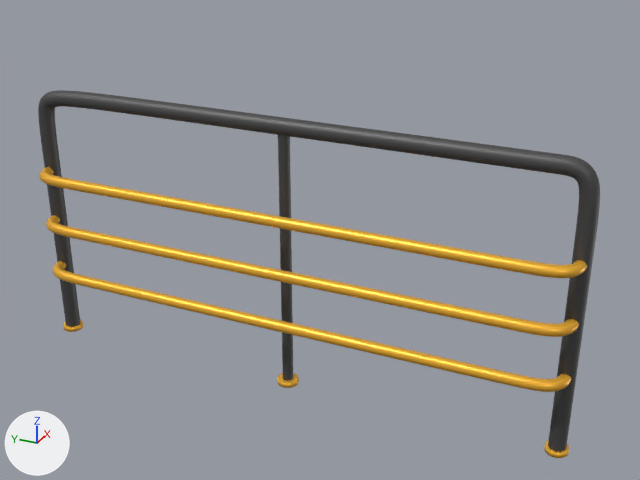
Renders of the FBX model DemoLevel/Assets/Models/Ringhiere/Ringhiera2x1.fbx from each side of a commit.
One viewpoint serves both versions: a 50 mm lens placed at (-2.53, -1.27, 1.38), pointed at (0.0, -0.13, 0.11). Lighting does not change. The marker at lower left points along +X, +Y and +Z. Where no turn or scale is listed for an object, it has been applied to the vertices.

The older version as bpy lines, for what is in view:
```python
ob_barraoriz1 = bpy.data.objects.new('BarraOriz1', me_percorsonurbs_003)
ob_barraoriz1.location = (-0.1, 0.0, 0.0)
ob_barraoriz2 = bpy.data.objects.new('BarraOriz2', me_percorsonurbs_004)
ob_barraoriz2.location = (-0.1, 0.0, -0.2)
ob_barraoriz3 = bpy.data.objects.new('BarraOriz3', me_percorsonurbs_005)
ob_barraoriz3.location = (-0.1, 0.0, 0.2)
ob_barravert = bpy.data.objects.new('BarraVert', me_percorsonurbs)
ob_barravert.location = (0.0, 0.0, 0.0)
ob_mainstruct = bpy.data.objects.new('MainStruct', me_percorsonurbs_001)
ob_mainstruct.location = (0.0, -1.0, 0.0)
```
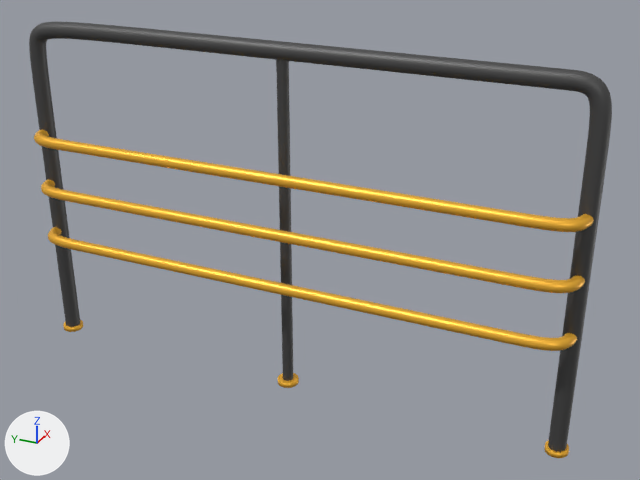
Where the change shows, as pixel boxes [x1, y1, x2, y2] in the pictures (640 x 480 px; the box of a moved part takes in the faces that stretch with it):
'MainStruct', reshaped, moved (19% taller): before [38, 90, 600, 452]; after [29, 22, 612, 452]
'BarraOriz3', moved: before [39, 167, 587, 278]; after [34, 129, 594, 232]
'BarraOriz1', moved: before [46, 215, 579, 337]; after [41, 179, 585, 293]
'BarraOriz2', moved: before [53, 261, 572, 392]; after [48, 227, 577, 351]
'BarraVert', reshaped, moved (12% wider, 30% taller): before [278, 134, 293, 381]; after [276, 59, 293, 381]
part 1 of me_percorsonurbs_001, moved or reshaped: before [41, 142, 80, 327]; after [33, 78, 80, 327]
part 2 of me_percorsonurbs_001, moved or reshaped: before [548, 227, 597, 452]; after [548, 148, 608, 452]
part 3 of me_percorsonurbs, moved or reshaped: before [279, 181, 293, 377]; after [277, 110, 293, 377]

What changed in the scene script:
```text
Change me_percorsonurbs:
    used by ob_barravert; location = (0.0, 0.0, 0.0)
    remove me_percorsonurbs.from_pydata(...)  # 576 vertices, 564 faces; spans x -0.02..0.02, y -0.02..0.02, z -0.5..0.5
    add me_percorsonurbs.from_pydata(...)  # 576 vertices, 564 faces; spans x -0.02..0.02, y -0.02..0.02, z -0.74..0.5
    me_percorsonurbs part 3: 444 of 576 vertices moved; they spanned x -0.02..0.02, y -0.02..0.02, z -0.5..0.285 and now span x -0.02..0.02, y -0.02..0.02, z -0.74..0.284; mean shift (0.0, 0.0, -0.064); largest move (-0.01, -0.017, -0.5) -> (-0.01, -0.017, -0.74)
Change me_percorsonurbs_001:
    where me_percorsonurbs_001.from_pydata(...)  # 1704 vertices, 1692 faces; spans x -0.03..0.03, y -0.03..2.03, z -0.5..0.53
    used by ob_mainstruct; location = (0.0, -1.0, 0.0)
    me_percorsonurbs_001 part 1: all 120 vertices in x -0.03..0.03, y 1.97..2.03, z -0.5..0.29 are scaled about their middle by (1, 1, 1.3), then moved by (0.0, 0.0, -0.12)
    me_percorsonurbs_001 part 2: all 120 vertices in x -0.03..0.03, y -0.03..0.03, z -0.5..0.29 are scaled about their middle by (1, 1, 1.3), then moved by (0.0, 0.0, -0.12)
Change ob_barraoriz3:
    ob_barraoriz3.location: (-0.1, 0.0, 0.2) -> (-0.1, 0.0, 0.35)
Change ob_barravert:
    ob_barravert.location: (0.0, 0.0, 0.0) -> (0.0, 0.0, 0.25)
Change ob_barraoriz1:
    ob_barraoriz1.location: (-0.1, 0.0, 0.0) -> (-0.1, 0.0, 0.15)
Change ob_barraoriz2:
    ob_barraoriz2.location: (-0.1, 0.0, -0.2) -> (-0.1, 0.0, -0.05)
Change ob_mainstruct:
    ob_mainstruct.location: (0.0, -1.0, 0.0) -> (0.0, -1.0, 0.25)
```
